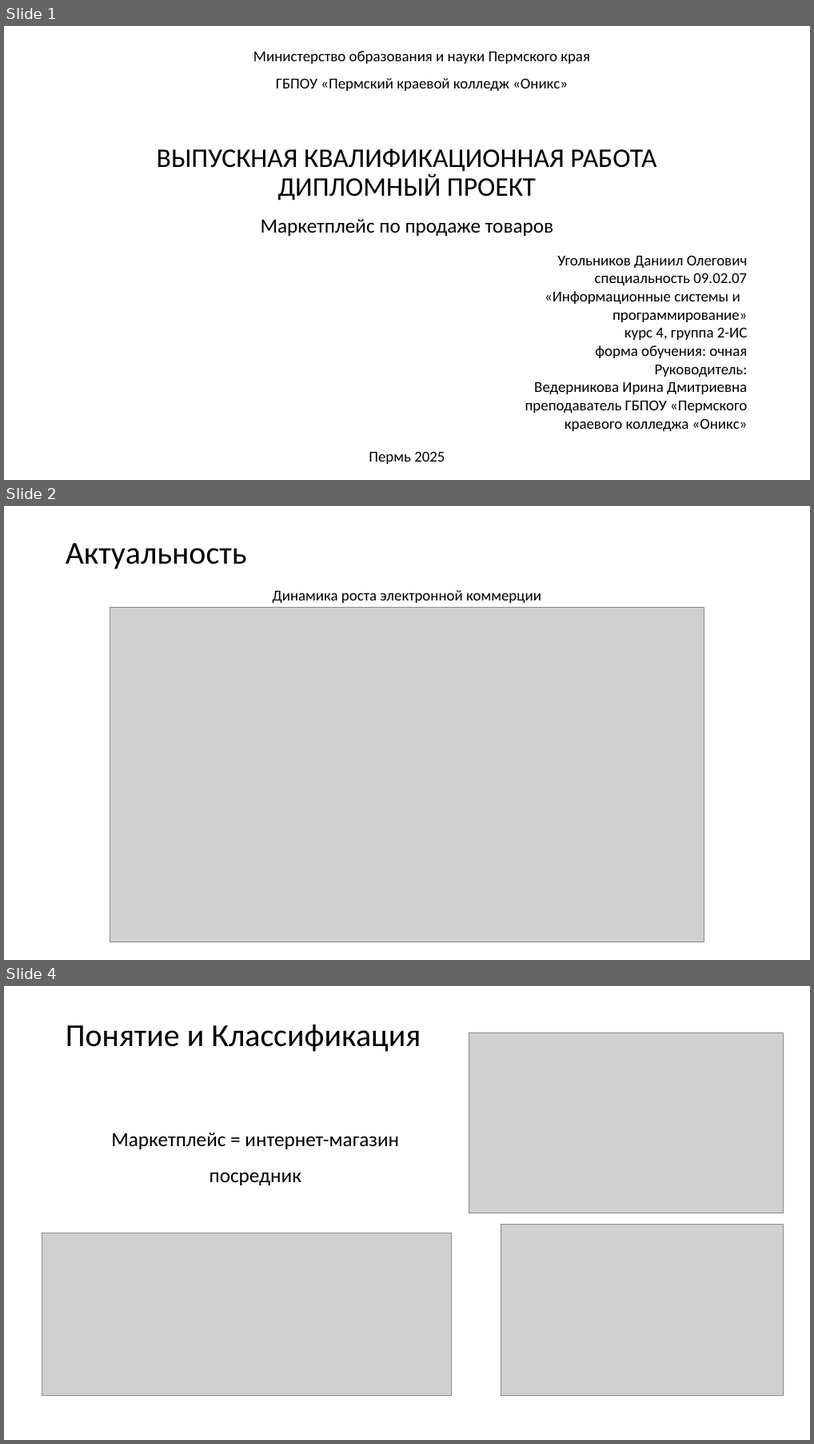
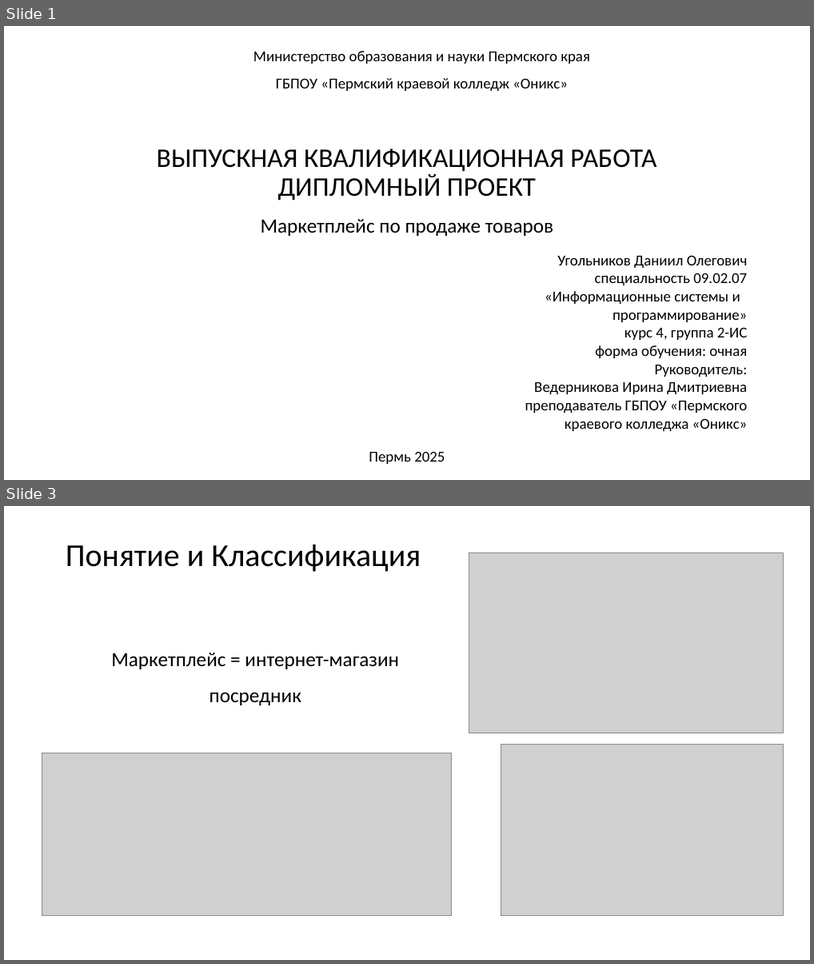
Before and after one commit to ugolnikov/deplom, a slide deck: Защита Диплом - Угольников Д.О..pptx. Shown one above the other, each under a label of ours: slides 1, 2 and 4 before the commit, slides 1 and 3 after it; the slides between them are not shown. The pictures are 814x1444 and 814x964 pixels, drawn with LibreOffice and Linux fonts; fonts in the diff are those of the drawing; grey boxes stand for pictures. Boxes give left, top, right and bottom in pixels: in the first picture for what was removed or moved away, otherwise in the second. Text is boxed around its words. In the diff, an @@ line names an element or a change of style, - is before the commit and + after.

```diff
--- a/Защита Диплом - Угольников Д.О..pptx
+++ b/Защита Диплом - Угольников Д.О..pptx
@@ slide 2 removed at box(4, 506, 810, 960), background #FFFFFF @@
@@ title removed at box(66, 543, 247, 569) @@
-Актуальность
@@ text removed at box(273, 590, 542, 603) @@
-Динамика роста электронной коммерции
@@ picture removed at box(110, 607, 705, 941) @@
@@ what was slide 4 is now slide 3 @@
```
Also in this commit, not shown: 2 slides changed, 1 other file.
